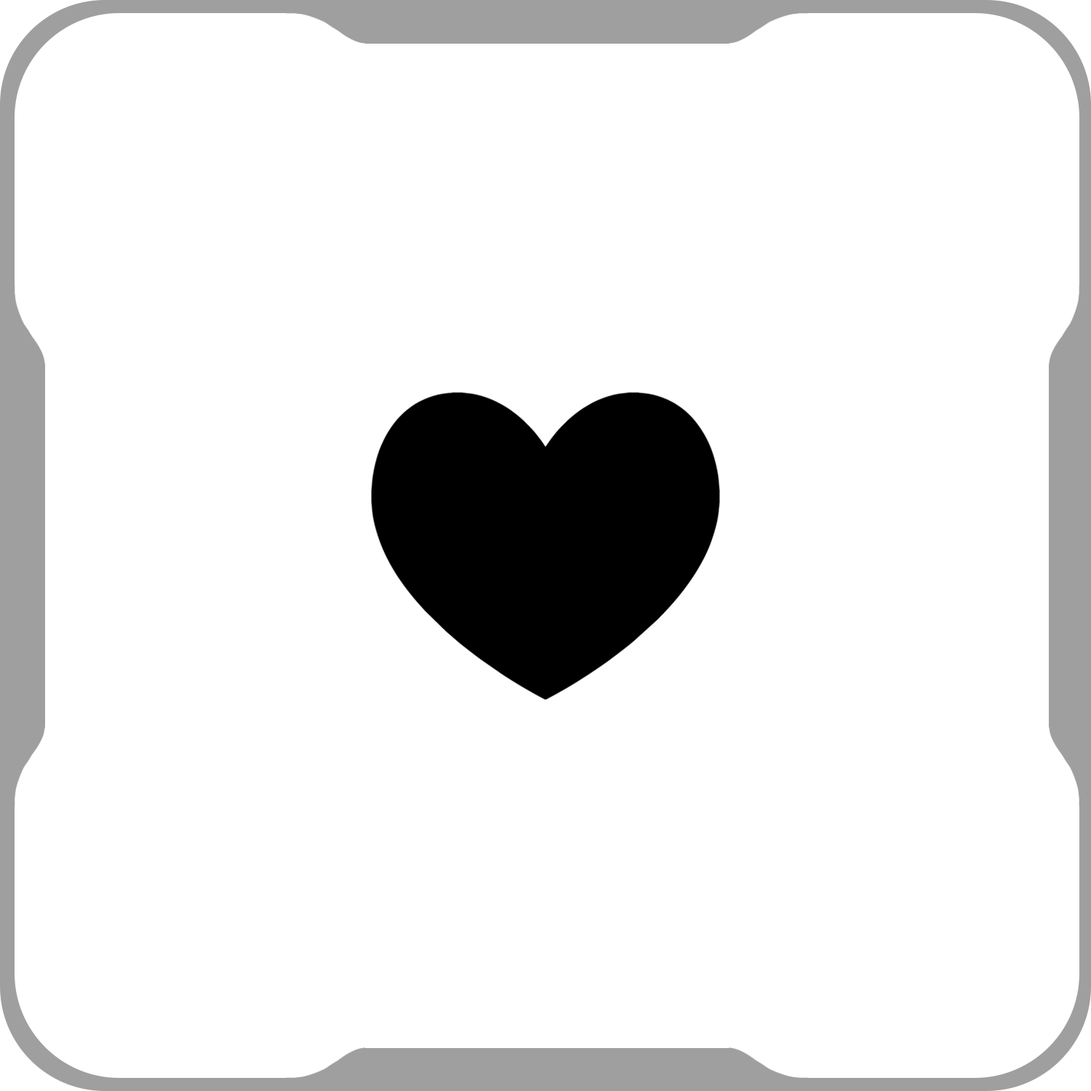
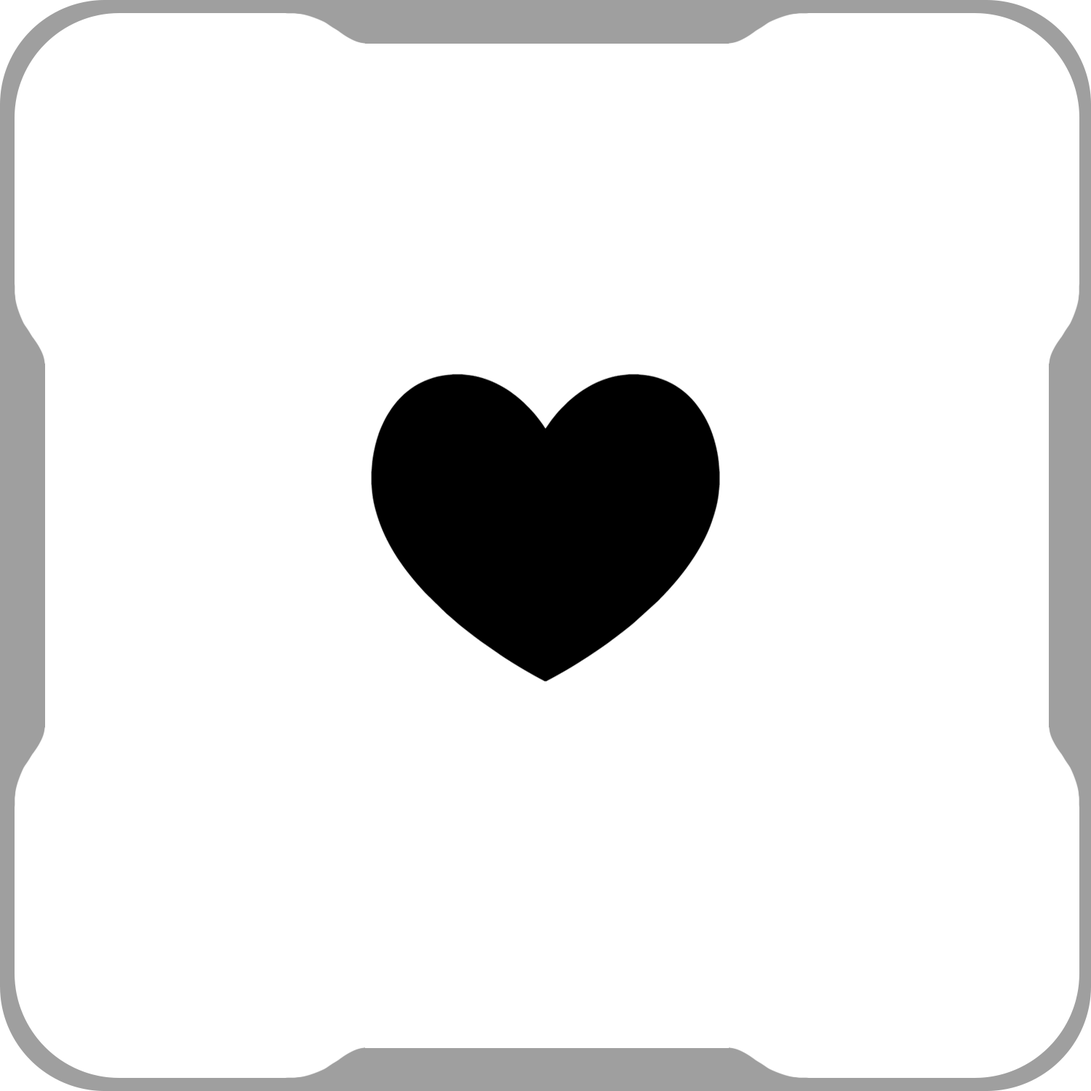
Layers edited between the first and the second w=1091, h=1091 image:
renamed "Heart" to "Heart 1", hid it, painted on it over [371, 392, 721, 701]
added layer "Heart Full" above "Layer 2" over [371, 374, 721, 682]
